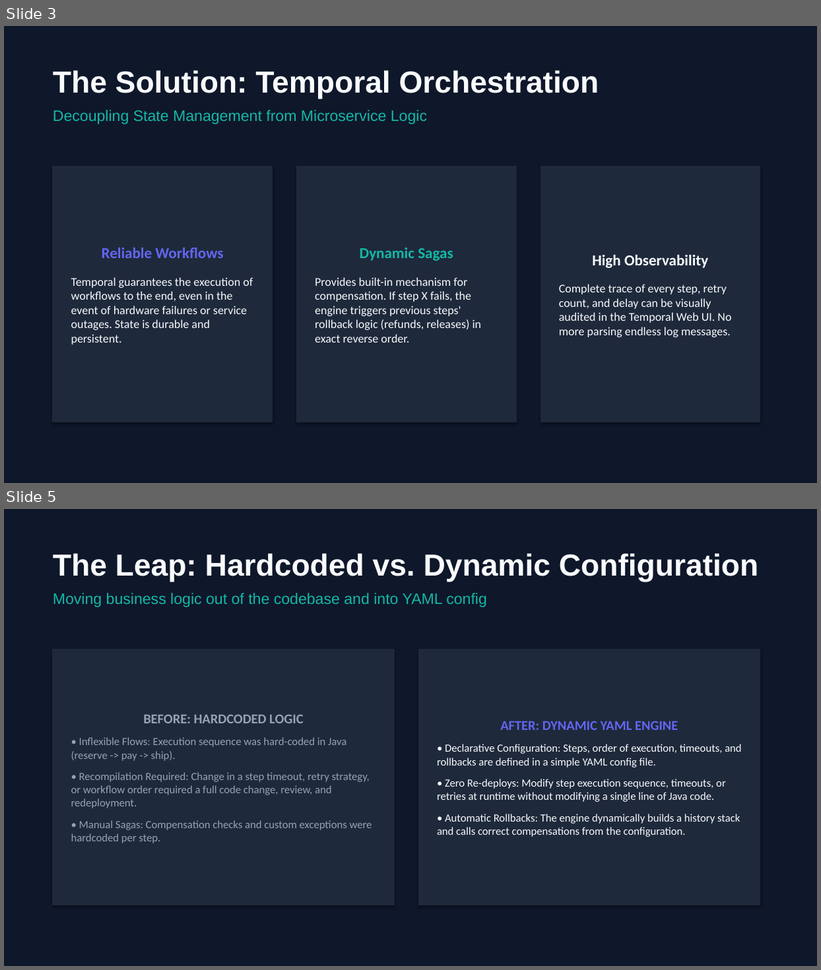
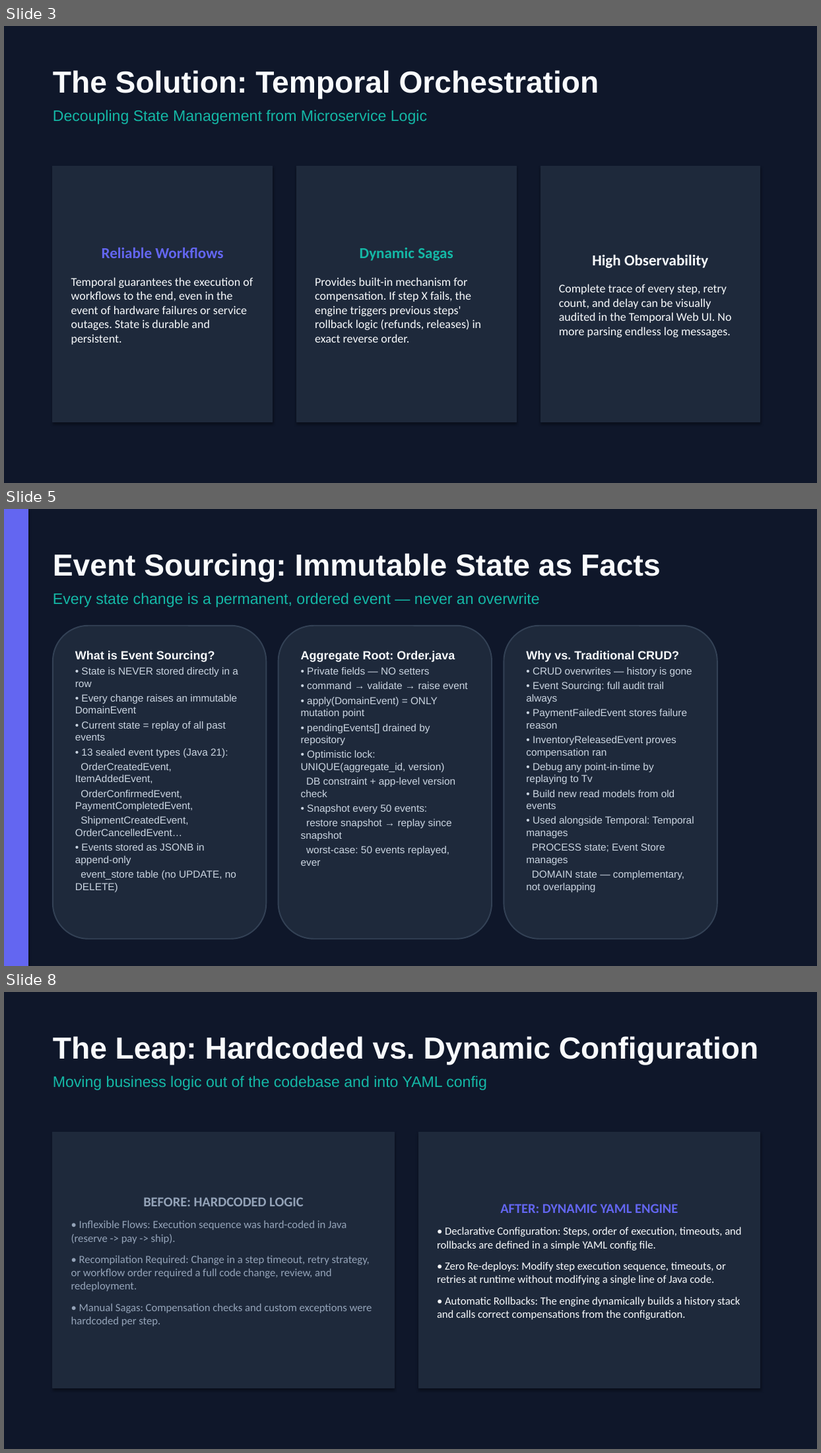
Before and after one commit to Ashutoshkumartarento/order-management-system-temporal, a slide deck: docs/diagrams/PPT/order_management_system_presentation.pptx. Shown one above the other, each under a label of ours: slides 3 and 5 before the commit, slides 3, 5 and 8 after it; the slides between them are not shown. The pictures are 821x970 and 821x1453 pixels, drawn with LibreOffice and Linux fonts; fonts in the diff are those of the drawing. Boxes give left, top, right and bottom in pixels: in the first picture for what was removed or moved away, otherwise in the second. Text is boxed around its words. In the diff, an @@ line names an element or a change of style, - is before the commit and + after.

```diff
--- a/docs/diagrams/PPT/order_management_system_presentation.pptx
+++ b/docs/diagrams/PPT/order_management_system_presentation.pptx
@@ slide 5 added at (4, 509, 817, 966), background #0F172A @@
@@ rectangle added at (4, 509, 28, 966), fill #6366F1, outline #6366F1 0.75 pt @@
@@ text added at (53, 553, 661, 607), 18 pt, text #14B8A6 @@
+Event Sourcing: Immutable State as Facts
+Every state change is a permanent, ordered event — never an overwrite
@@ rounded rectangle added at (53, 626, 266, 939), fill #1E293B, outline #334155 1.5 pt, 12 pt, text #CBD5E1 @@
+What is Event Sourcing?
+• State is NEVER stored directly in a row
+• Every change raises an immutable DomainEvent
+• Current state = replay of all past events
+• 13 sealed event types (Java 21):
+OrderCreatedEvent, ItemAddedEvent,
+OrderConfirmedEvent, PaymentCompletedEvent,
+ShipmentCreatedEvent, OrderCancelledEvent…
+• Events stored as JSONB in append-only
+event_store table (no UPDATE, no DELETE)
@@ rounded rectangle added at (279, 626, 492, 939), fill #1E293B, outline #334155 1.5 pt, 12 pt, text #CBD5E1 @@
+Aggregate Root: Order.java
+• Private fields — NO setters
+• command → validate → raise event
+• apply(DomainEvent) = ONLY mutation point
+• pendingEvents[] drained by repository
+• Optimistic lock: UNIQUE(aggregate_id, version)
+DB constraint + app-level version check
+• Snapshot every 50 events:
+restore snapshot → replay since snapshot
+worst-case: 50 events replayed, ever
@@ rounded rectangle added at (504, 626, 717, 939), fill #1E293B, outline #334155 1.5 pt, 12 pt, text #CBD5E1 @@
+Why vs. Traditional CRUD?
+• CRUD overwrites — history is gone
+• Event Sourcing: full audit trail always
+• PaymentFailedEvent stores failure reason
+• InventoryReleasedEvent proves compensation ran
+• Debug any point-in-time by replaying to Tv
+• Build new read models from old events
+• Used alongside Temporal: Temporal manages
+PROCESS state; Event Store manages
+DOMAIN state — complementary, not overlapping
@@ what was slide 5 is now slide 8 @@
```
Also in this commit, not shown: 1 slide changed, 2 other slides added, 1 other file.
